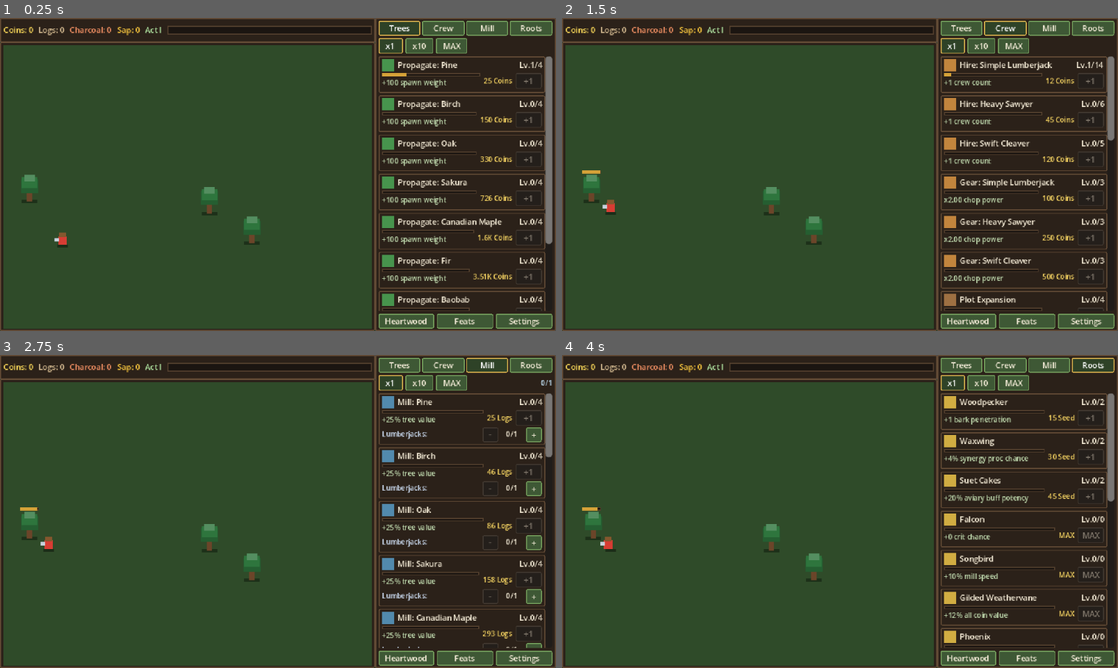
Above: before the commit, frames 1-4 (two rows, left to right).
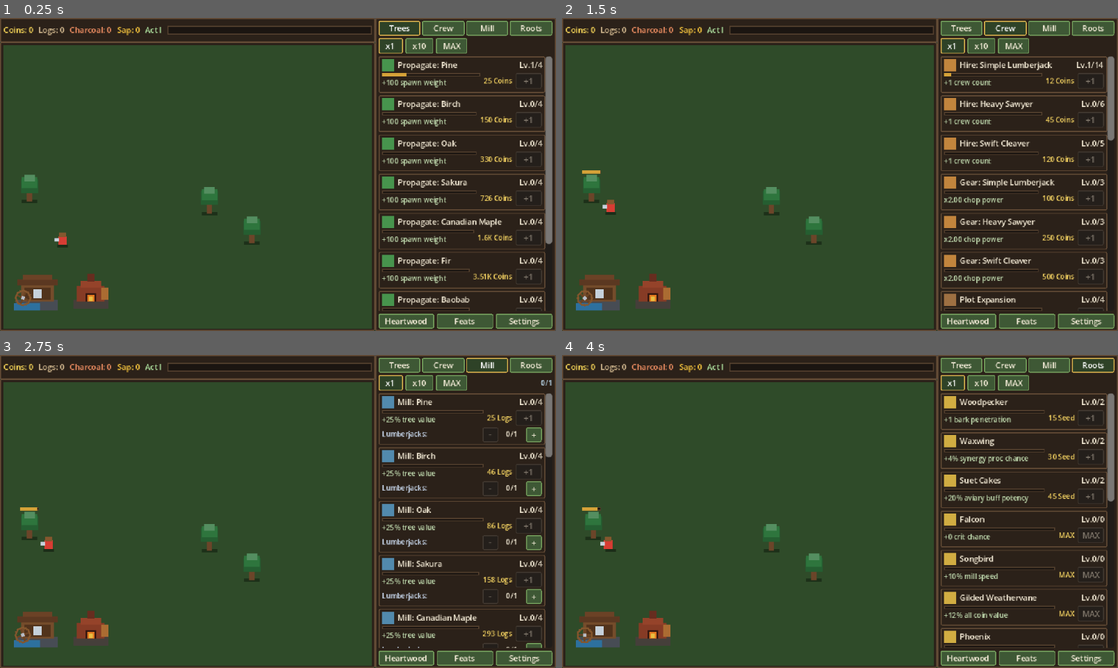
Above: after the commit, the same moments.

Repository: JS-Marinn/treecremental-game
Game: Godot game, scene res://src/boot/boot.tscn
Two runs of this game, one before a commit and one after it. Both use one fixed random seed, a clock stepped at 60 frames per second and the inputs below.
Inputs:
- Up to frame 1 (0.25 s): no input
- Up to frame 2 (1.5 s): click "Trees" at 0.5 s; click "Crew" at 1.25 s
- Up to frame 3 (2.75 s): click "Mill" at 2 s
- Up to frame 4 (4 s): click "Roots" at 2.75 s; click "x1" at 3.5 s

The runs differ from the first frame. In frame 1, 1.2% of the frame differs, in the area x 2-20%, y 81-94%; in frame 2, 1.2%; in frame 3, 1.2%; in frame 4, 1.2%.

Commit message:
feat(kiln): implement Step 4.3 KilnModule, Steam Boiler thermal overclock, and lower-left CompoundLandmark

Diff:
--- a/scenes/world/logging_clearing.tscn
+++ b/scenes/world/logging_clearing.tscn
@@ -1,14 +1,21 @@
-[gd_scene load_steps=4 format=3]
+[gd_scene load_steps=5 format=3]
 
 [ext_resource type="Script" path="res://src/features/logging/logging_camp_module.gd" id="1"]
 [ext_resource type="PackedScene" path="res://scenes/world/clearing_terrain.tscn" id="2"]
 [ext_resource type="Script" path="res://src/features/logging/synergy_controller.gd" id="3"]
+[ext_resource type="Script" path="res://src/features/logging/compound_landmark.gd" id="4"]
 
 [node name="LoggingClearing" type="Node2D"]
 script = ExtResource("1")
 
 [node name="ClearingTerrain" parent="." instance=ExtResource("2")]
 unique_name_in_owner = true
+
+[node name="CompoundLandmark" type="Node2D" parent="."]
+unique_name_in_owner = true
+position = Vector2(8, 250)
+z_index = 2
+script = ExtResource("4")
 
 [node name="EntitiesRoot" type="Node2D" parent="."]
 unique_name_in_owner = true
--- /dev/null
+++ b/src/features/kiln/kiln_module.gd
@@ -0,0 +1,117 @@
+class_name KilnModule
+extends GameModule
+## Loop 3: Brick Charcoal Kilns & Steam Boiler Thermal Overclock.
+## Runs self-contained carbonization cycles producing Charcoal and Ash, and drives
+## the Steam Boiler Thermal Overclock gauge (thermal_pressure in [0.0, 1.0]) which
+## registers a dynamic global_work_speed multiplier on StatAggregator.
+
+signal cycle_completed(charcoal_gained: float, ash_gained: float)
+signal thermal_pressure_changed(new_pressure: float, speed_bonus: float)
+
+const BASE_CYCLE_DURATION_S: float = 5.0
+
+var wallet: WalletModule
+var cycle_progress: float = 0.0 # [0.0, 1.0]
+var thermal_pressure: float = 0.0 # [0.0, 1.0]
+var total_cycles_completed: int = 0
+
+
+func _init() -> void:
+	module_id = &"charcoal_kilns"
+
+
+func _ready() -> void:
+	is_active = true
+	_update_overclock_modifier()
+
+
+func bind_wallet(external_wallet: WalletModule) -> void:
+	wallet = external_wallet
+
+
+func _process(delta: float) -> void:
+	if is_active:
+		tick(delta)
+
+
+func tick(delta: float) -> void:
+	if delta <= 0.0:
+		return
+
+	# 1. Advance carbonization cycle
+	var eff_duration: float = get_effective_cycle_duration_s()
+	cycle_progress += delta / eff_duration
+	while cycle_progress >= 1.0:
+		cycle_progress -= 1.0
+		_complete_carbonization_cycle()
+
+	# 2. Update Steam Boiler thermal pressure decay & floor
+	var retention: float = maxf(0.0, StatAggregator.query(&"kiln_boiler_retention", &"all", 0.0))
+	var floor_pressure: float = clampf(StatAggregator.query(&"kiln_boiler_floor", &"all", 0.0), 0.0, 1.0)
+	var decay_rate: float = 0.05 / (1.0 + retention)
+	var prev_pressure: float = thermal_pressure
+	thermal_pressure = maxf(floor_pressure, thermal_pressure - decay_rate * delta)
+	if not is_equal_approx(prev_pressure, thermal_pressure):
+		_update_overclock_modifier()
+
+
+func stoke_boiler(boost: float = 0.35) -> void:
+	var floor_pressure: float = clampf(StatAggregator.query(&"kiln_boiler_floor", &"all", 0.0), 0.0, 1.0)
+	thermal_pressure = clampf(maxf(thermal_pressure, floor_pressure) + boost, floor_pressure, 1.0)
+	_update_overclock_modifier()
+
+
+func get_effective_cycle_duration_s() -> float:
+	var cycle_speed: float = StatAggregator.query(&"kiln_cycle_speed", &"all", 1.0)
+	var global_speed: float = StatAggregator.query(&"global_work_speed", &"all", 1.0)
+	return maxf(0.25, BASE_CYCLE_DURATION_S / maxf(0.1, cycle_speed * global_speed))
+
+
+func get_overclock_speed_bonus() -> float:
+	return 0.50 * thermal_pressure
+
+
+func reset_for_breakthrough() -> void:
+	cycle_progress = 0.0
+	total_cycles_completed = 0
+	var floor_pressure: float = clampf(StatAggregator.query(&"kiln_boiler_floor", &"all", 0.0), 0.0, 1.0)
+	thermal_pressure = floor_pressure
+	_update_overclock_modifier()
+
+
+func _complete_carbonization_cycle() -> void:
+	total_cycles_completed += 1
+	var charcoal_mult: float = StatAggregator.query(&"kiln_charcoal_yield", &"all", 1.0)
+	var ash_flat: float = StatAggregator.query(&"kiln_ash_yield", &"all", 0.0)
+	var ash_purity: float = StatAggregator.query(&"kiln_ash_purity", &"all", 1.0)
+
+	var charcoal_amount: float = 1.0 * charcoal_mult
+	var ash_amount: float = (0.25 + ash_flat) * ash_purity
+
+	if wallet != null:
+		wallet.add_resource(&"charcoal", charcoal_amount)
+		wallet.add_resource(&"ash", ash_amount)
+
+	# Auto-stoke pulse on each cycle completion (amplified by kiln_auto_stoker / retention)
+	var retention: float = maxf(0.0, StatAggregator.query(&"kiln_boiler_retention", &"all", 0.0))
+	stoke_boiler(0.18 + 0.12 * retention)
+	cycle_completed.emit(charcoal_amount, ash_amount)
+
+
+func _update_overclock_modifier() -> void:
+	var bonus: float = get_overclock_speed_bonus()
+	var curve := FormulaCurve.new()
+	curve.kind = FormulaCurve.Kind.LINEAR
+	curve.base = bonus
+	curve.scale = 0.0
+
+	var mod := StatModifierData.new()
+	mod.modifier_id = &"boiler_thermal_overclock"
+	mod.target_domain = &"global_work_speed"
+	mod.stat_key = &"all"
+	mod.operation = StatModifierData.Operation.MUL_ADD
+	mod.curve = curve
+
+	var mods: Array[StatModifierData] = [mod]
+	StatAggregator.register_modifiers(&"kiln_boiler_overclock", mods, 1, true)
+	thermal_pressure_changed.emit(thermal_pressure, bonus)
--- /dev/null
+++ b/src/features/logging/compound_landmark.gd
@@ -0,0 +1,124 @@
+class_name CompoundLandmark
+extends Node2D
+## Renders the lower-left Compound Landmark inside the 3/4 Logging Clearing
+## (occupying the reserved exclusion rect Rect2(0, 224, 144, 108)):
+## - Water-Powered Sawmill shed with rotating waterwheel
+## - Brick Charcoal Kiln & Steam Boiler with animated firebox glow
+## Clicking the Brick Kiln stokes the Steam Boiler thermal overclock gauge.
+
+signal stoke_requested()
+
+@export var custom_sawmill_texture: Texture2D
+@export var custom_kiln_texture: Texture2D
+
+var wheel_phase: float = 0.0
+var thermal_pressure: float = 0.25
+var active_sawmill_workers: int = 0
+
+var _sawmill_sprite: Sprite2D
+var _wheel_sprite: Sprite2D
+var _kiln_sprite: Sprite2D
+
+
+func _ready() -> void:
+	texture_filter = CanvasItem.TEXTURE_FILTER_NEAREST
+	_build_sprites()
+
+
+func _process(delta: float) -> void:
+	if _wheel_sprite != null:
+		var speed_factor: float = 1.2 + float(active_sawmill_workers) * 1.1 + thermal_pressure * 1.5
+		wheel_phase = fmod(wheel_phase + delta * speed_factor, TAU)
+		_wheel_sprite.rotation = wheel_phase
+	if _kiln_sprite != null:
+		var glow: float = 0.85 + 0.25 * thermal_pressure
+		_kiln_sprite.modulate = Color(glow, 0.85 + 0.15 * thermal_pressure, 0.82, 1.0)
+
+
+func _unhandled_input(event: InputEvent) -> void:
+	if event is InputEventMouseButton:
+		var mb := event as InputEventMouseButton
+		if mb.button_index == MOUSE_BUTTON_LEFT and mb.pressed:
+			var local_pos: Vector2 = to_local(get_global_mouse_position())
+			# Kiln click region in local landmark coordinates
+			if Rect2(Vector2(66.0, 8.0), Vector2(56.0, 56.0)).has_point(local_pos):
+				stoke_requested.emit()
+
+
+func set_visual_state(sawmill_workers: int, boiler_pressure: float) -> void:
+	active_sawmill_workers = maxi(0, sawmill_workers)
+	thermal_pressure = clampf(boiler_pressure, 0.0, 1.0)
+
+
+func _build_sprites() -> void:
+	_sawmill_sprite = Sprite2D.new()
+	_sawmill_sprite.name = "SawmillShedSprite"
+	_sawmill_sprite.centered = false
+	_sawmill_sprite.position = Vector2(6.0, 12.0)
+	_sawmill_sprite.texture = custom_sawmill_texture if custom_sawmill_texture != null else _make_sawmill_texture()
+	add_child(_sawmill_sprite)
+
+	_wheel_sprite = Sprite2D.new()
+	_wheel_sprite.name = "WaterwheelSprite"
+	_wheel_sprite.centered = true
+	_wheel_sprite.position = Vector2(18.0, 44.0)
+	_wheel_sprite.texture = _make_waterwheel_texture()
+	add_child(_wheel_sprite)
+
+	_kiln_sprite = Sprite2D.new()
+	_kiln_sprite.name = "BrickKilnSprite"
+	_kiln_sprite.centered = false
+	_kiln_sprite.position = Vector2(72.0, 14.0)
+	_kiln_sprite.texture = custom_kiln_texture if custom_kiln_texture != null else _make_kiln_texture()
+	add_child(_kiln_sprite)
+
+
+func _make_sawmill_texture() -> ImageTexture:
+	var img := Image.create(56, 48, false, Image.FORMAT_RGBA8)
+	img.fill(Color(0, 0, 0, 0))
+	# Stone foundation & mill race channel
+	img.fill_rect(Rect2i(4, 34, 48, 12), Color(0.28, 0.30, 0.33, 1.0))
+	img.fill_rect(Rect2i(2, 38, 30, 8), Color(0.18, 0.44, 0.62, 1.0))
+	# Timber walls
+	img.fill_rect(Rect2i(10, 16, 38, 20), Color(0.46, 0.30, 0.17, 1.0))
+	img.fill_rect(Rect2i(14, 20, 30, 14), Color(0.32, 0.20, 0.11, 1.0))
+	# Silver sawblade inside shed
+	img.fill_rect(Rect2i(24, 22, 10, 10), Color(0.78, 0.82, 0.86, 1.0))
+	# Pitched shingle roof
+	img.fill_rect(Rect2i(6, 10, 46, 7), Color(0.36, 0.22, 0.13, 1.0))
+	img.fill_rect(Rect2i(12, 5, 34, 6), Color(0.42, 0.26, 0.15, 1.0))
+	return ImageTexture.create_from_image(img)
+
+
+func _make_waterwheel_texture() -> ImageTexture:
+	var img := Image.create(20, 20, false, Image.FORMAT_RGBA8)
+	img.fill(Color(0, 0, 0, 0))
+	var center := Vector2(9.5, 9.5)
+	for y in range(20):
+		for x in range(20):
+			var d: float = Vector2(float(x), float(y)).distance_to(center)
+			if d >= 7.0 and d <= 9.2:
+				img.set_pixel(x, y, Color(0.52, 0.34, 0.18, 1.0))
+			elif d <= 2.5:
+				img.set_pixel(x, y, Color(0.72, 0.74, 0.78, 1.0))
+			elif x == 9 or x == 10 or y == 9 or y == 10:
+				if d < 8.5:
+					img.set_pixel(x, y, Color(0.42, 0.27, 0.14, 1.0))
+	return ImageTexture.create_from_image(img)
+
+
+func _make_kiln_texture() -> ImageTexture:
+	var img := Image.create(48, 44, false, Image.FORMAT_RGBA8)
+	img.fill(Color(0, 0, 0, 0))
+	# Base & brick dome
+	img.fill_rect(Rect2i(4, 32, 40, 10), Color(0.30, 0.28, 0.28, 1.0))
+	img.fill_rect(Rect2i(8, 16, 32, 18), Color(0.58, 0.26, 0.18, 1.0))
+	img.fill_rect(Rect2i(12, 10, 24, 8), Color(0.64, 0.30, 0.20, 1.0))
+	# Chimney stack & copper steam boiler pipe
+	img.fill_rect(Rect2i(20, 2, 8, 9), Color(0.44, 0.20, 0.15, 1.0))
+	img.fill_rect(Rect2i(36, 18, 8, 14), Color(0.74, 0.48, 0.24, 1.0))
+	# Glowing firebox arch
+	img.fill_rect(Rect2i(18, 24, 12, 10), Color(0.22, 0.10, 0.08, 1.0))
+	img.fill_rect(Rect2i(20, 26, 8, 8), Color(0.96, 0.52, 0.14, 1.0))
+	img.fill_rect(Rect2i(22, 28, 4, 5), Color(1.0, 0.84, 0.32, 1.0))
+	return ImageTexture.create_from_image(img)
--- a/src/features/logging/logging_camp_module.gd
+++ b/src/features/logging/logging_camp_module.gd
@@ -28,6 +28,7 @@
 var _rng: RandomNumberGenerator = RandomNumberGenerator.new()
 
 @onready var terrain: ClearingTerrain = get_node_or_null("%ClearingTerrain") as ClearingTerrain
+@onready var compound_landmark: CompoundLandmark = get_node_or_null("%CompoundLandmark") as CompoundLandmark
 @onready var entities_root: Node2D = get_node_or_null("%EntitiesRoot") as Node2D
 @onready var floating_text_root: Node2D = get_node_or_null("%FloatingTextRoot") as Node2D
 @onready var synergy_controller: SynergyController = get_node_or_null("%SynergyController") as SynergyController
